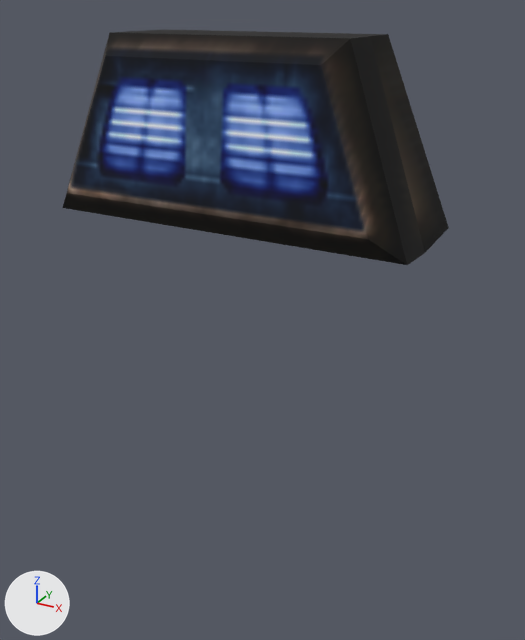
A saved change to the OBJ model Assets/Art/Nova1492/GXConverted/Models/Unknown/Review/datan_common_7843178e.obj.
Rendered twice from a 50 mm camera at (8.37, -14.41, 23.52) aimed at (0.46, -0.02, 16.33). The lights are fixed; the arrows at lower left show +X, +Y and +Z. The older version comes first. Where no turn or scale is listed for an object, it has been applied to the vertices.

In view in the first picture: 'datan_common_7843178e'.
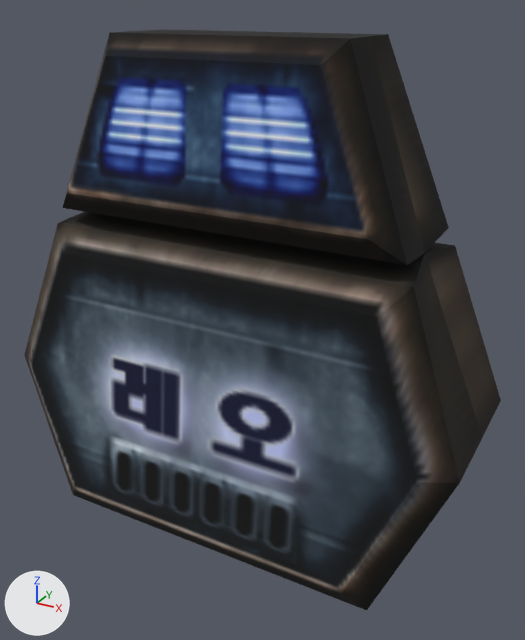
Pixel boxes (x1, y1, x2, y2) of what changed, in the pictures (525 x 640 px):
'datan_common_7843178e_mesh00', added
    after: (24, 212, 482, 610)
'datan_common_7843178e_mesh01', added
    after: (425, 243, 501, 438)

Edits to the bpy script that builds the scene:
```text
Add me_datan_common_7843178e_mesh01:
    me_datan_common_7843178e_mesh01.from_pydata(...)  # 18 vertices, 28 faces; spans x -5.95..6.01, y 0.0..2.72, z 10.81..18.66
    me_datan_common_7843178e_mesh01.materials.append(mat_datan_common_7843178e)  # picture img_datan_common_7843178e_tga
Add me_datan_common_7843178e_mesh00:
    me_datan_common_7843178e_mesh00.from_pydata(...)  # 18 vertices, 28 faces; spans x -5.95..6.01, y -2.72..0.0, z 10.81..18.66
    me_datan_common_7843178e_mesh00.materials.append(mat_datan_common_7843178e)  # picture img_datan_common_7843178e_tga
Add ob_datan_common_7843178e_mesh01:
    ob_datan_common_7843178e_mesh01 = bpy.data.objects.new('datan_common_7843178e_mesh01', me_datan_common_7843178e_mesh01)
    ob_datan_common_7843178e_mesh01.location = (0.0, 0.0, 0.0)
Add ob_datan_common_7843178e_mesh00:
    ob_datan_common_7843178e_mesh00 = bpy.data.objects.new('datan_common_7843178e_mesh00', me_datan_common_7843178e_mesh00)
    ob_datan_common_7843178e_mesh00.location = (0.0, 0.0, 0.0)
```
